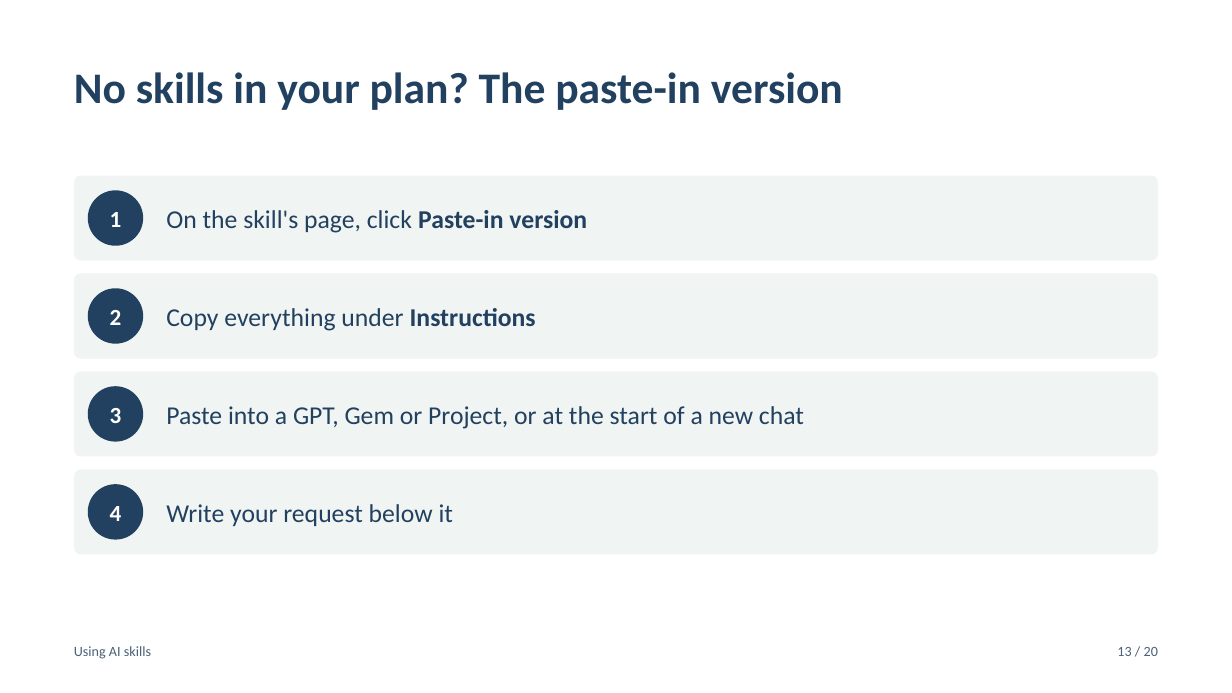
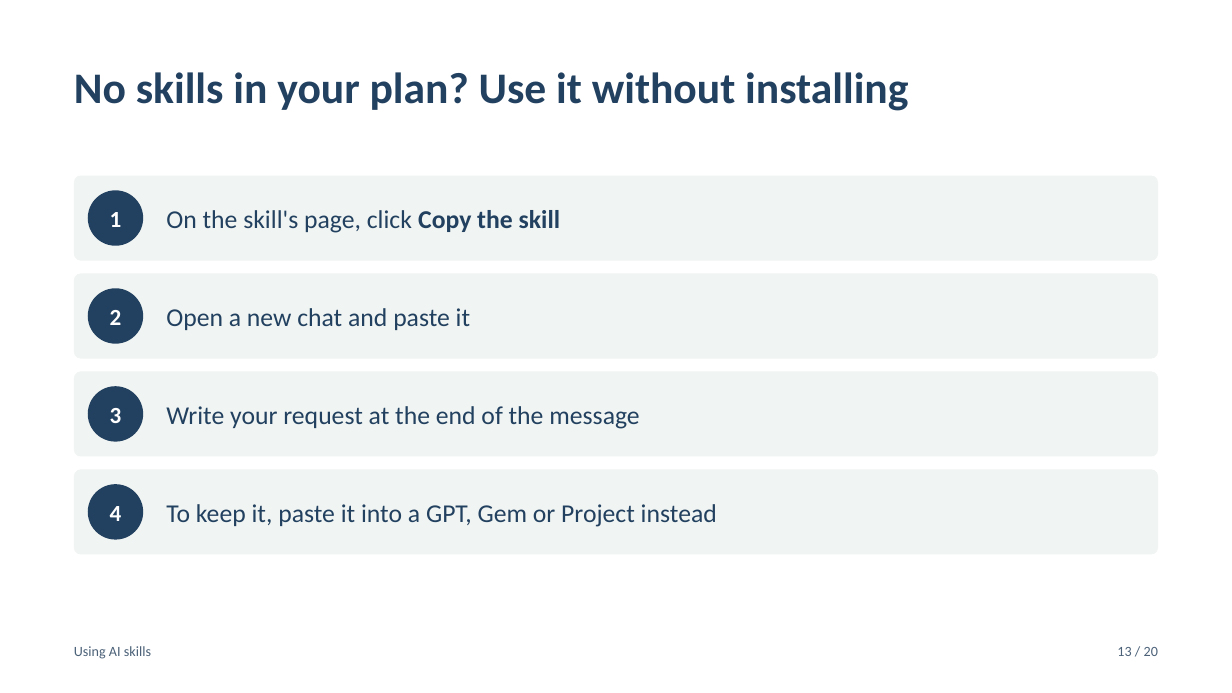
Before and after one commit to ai-skills-without-borders/skills, a slide deck: slide 13 of docs/downloads/workshop-using-skills.pptx. Drawn at 1232x693 pixels with LibreOffice and Linux fonts; fonts in the diff are those of the drawing. Boxes give left, top, right and bottom in pixels: in the first picture for what was removed or moved away, otherwise in the second. Text is boxed around its words. In the diff, an @@ line names an element or a change of style, - is before the commit and + after.

```diff
--- a/docs/downloads/workshop-using-skills.pptx
+++ b/docs/downloads/workshop-using-skills.pptx
@@ text at box(74, 72, 908, 111): text changed @@
-No skills in your plan? The paste-in version
+No skills in your plan? Use it without installing
@@ text at box(166, 210, 561, 233): text changed @@
-On the skill's page, click Paste-in version
+On the skill's page, click Copy the skill
@@ text at box(166, 308, 470, 330): text changed @@
-Copy everything under Instructions
+Open a new chat and paste it
@@ text at box(166, 406, 639, 429): text changed @@
-Paste into a GPT, Gem or Project, or at the start of a new chat
+Write your request at the end of the message
@@ text at box(166, 504, 717, 527): text changed @@
-Write your request below it
+To keep it, paste it into a GPT, Gem or Project instead
```
Also in this commit, not shown: 53 other files.
